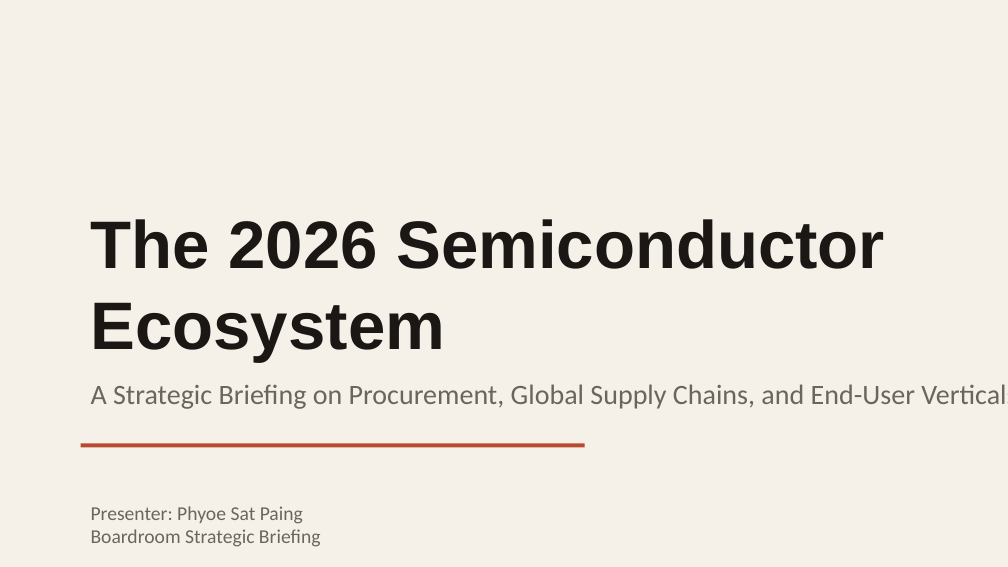
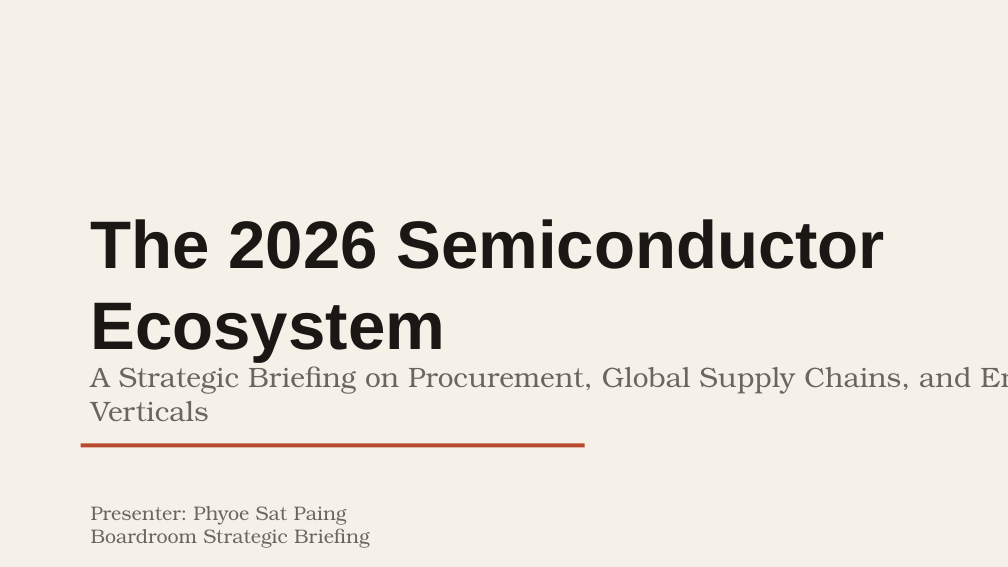
Before and after one commit to 6821711420061-a11y/semiconductor-presentation, a slide deck: slide 1 of output/semiconductor-ecosystem-2026.pptx. Drawn at 1008x567 pixels with LibreOffice and Linux fonts; fonts in the diff are those of the drawing. Boxes give left, top, right and bottom in pixels: in the first picture for what was removed or moved away, otherwise in the second. Text is boxed around its words. In the diff, an @@ line names an element or a change of style, - is before the commit and + after.

```diff
--- a/output/semiconductor-ecosystem-2026.pptx
+++ b/output/semiconductor-ecosystem-2026.pptx
@@ text "A Strategic Briefing on Procurement, ..." at (91,361,971,421): font Calibri to TeX Gyre Bonum @@
@@ text "Presenter: Phyoe Sat Paing" at (91,506,370,548): font Calibri to TeX Gyre Bonum @@
```
Also in this commit, not shown: 17 other slides changed, 4 other files.
